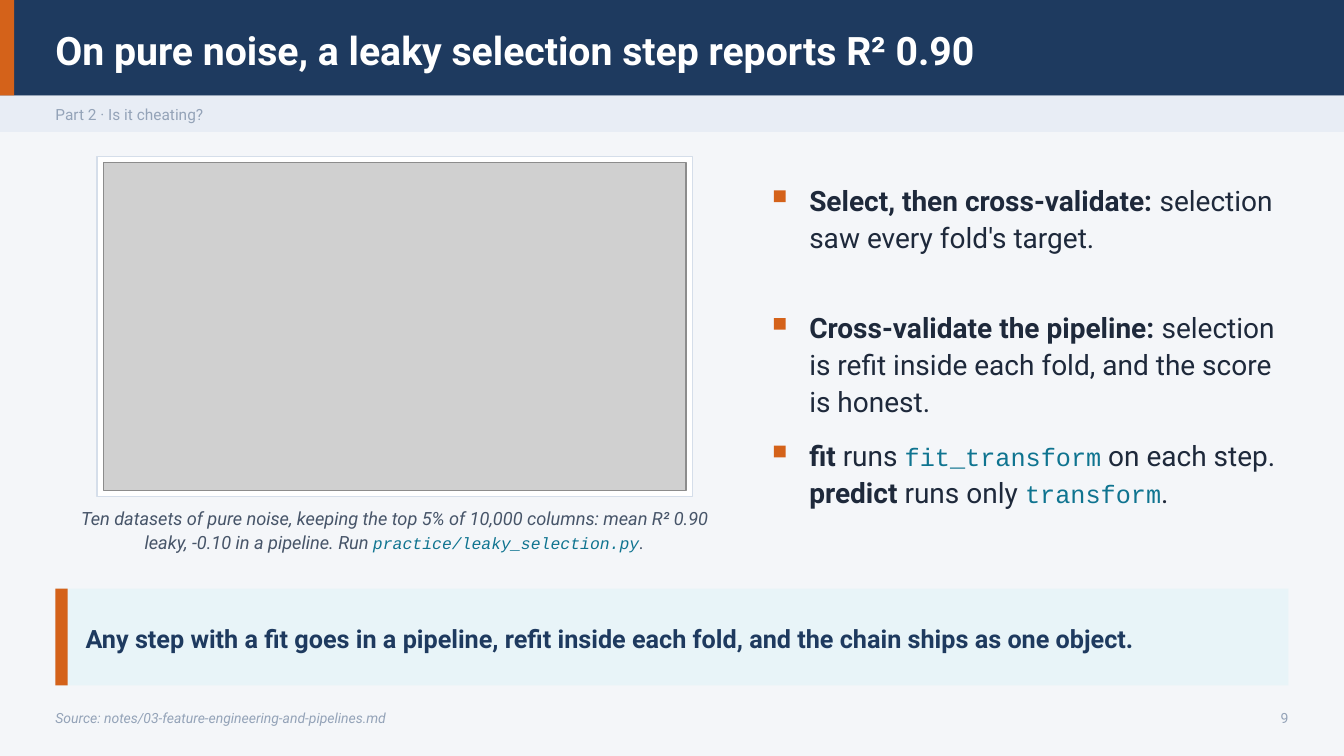
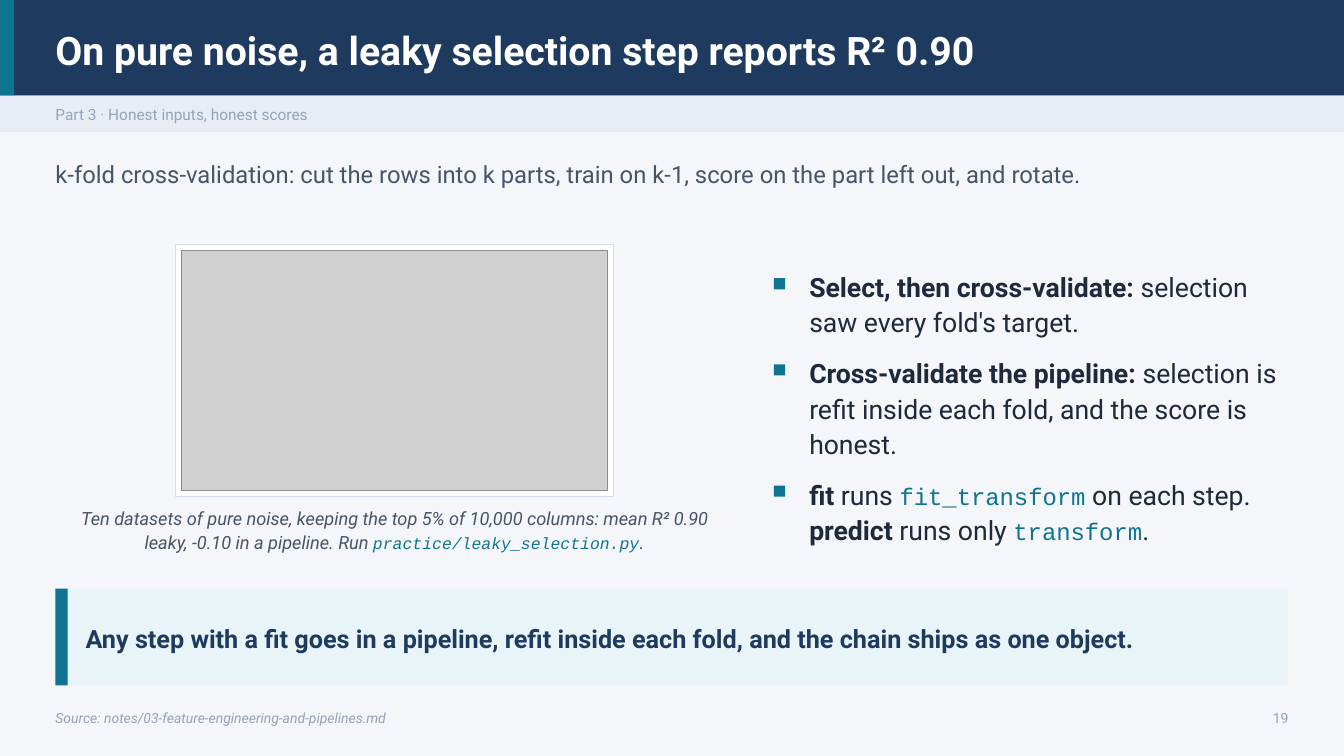
Before and after one commit to ramseywise/learn-ai-engineering, a slide deck: slide 19 of data-science/01-classical-ml/slides/classical-ml.pptx (slide 9 before the commit). Drawn at 1344x756 pixels with LibreOffice and Linux fonts; fonts in the diff are those of the drawing; grey boxes stand for pictures. Boxes give left, top, right and bottom in pixels: in the first picture for what was removed or moved away, otherwise in the second. Text is boxed around its words. In the diff, an @@ line names an element or a change of style, - is before the commit and + after.

Commit message:
Add support for slide levels and beats in deck builder
- Introduced a new JSONL file for review overrides.
- Enhanced the slide building script to support filtering slides by level (core, practice, deep) and validate slide beats.
- Added a new test suite to validate the functionality of levels and beats in slide presentations.
- Implemented checks for unknown levels and beats, ensuring proper error handling.
- Updated the output naming convention to reflect the selected level for filtered builds.

```diff
--- a/data-science/01-classical-ml/slides/classical-ml.pptx
+++ b/data-science/01-classical-ml/slides/classical-ml.pptx
@@ text at bbox=[55, 108, 308, 123]: text changed @@
-Part 2 · Is it cheating?
+Part 3 · Honest inputs, honest scores
@@ text added at bbox=[55, 165, 1081, 188], 17 pt, text #475569 @@
+k-fold cross-validation: cut the rows into k parts, train on k-1, score on the part left out, and rotate.
@@ rectangle removed at bbox=[774, 191, 786, 203] @@
@@ rectangle: place and size @@
-rectangle at bbox=[97, 156, 692, 496]
+rectangle at bbox=[175, 244, 614, 496]
@@ picture: place and size @@
-picture at bbox=[103, 162, 686, 490]
+picture at bbox=[181, 250, 608, 490]
@@ text "Select, then cross-validate: selection saw ..." at bbox=[809, 277, 1248, 338]: size 20 to 19 pt @@
@@ text "Select, then cross-validate: selection saw ...": place and size @@
-text "Select, then cross-validate: selection saw ..." at bbox=[809, 190, 1273, 254]
+text "Select, then cross-validate: selection saw ..." at bbox=[809, 277, 1248, 338]
@@ fill #D4621A to #0F7490 in 4 elements at bbox=[0, 0, 14, 96], bbox=[55, 589, 68, 686], bbox=[774, 486, 785, 497], bbox=[774, 278, 785, 289] @@
@@ rectangle: place and size @@
-rectangle at bbox=[774, 319, 786, 331]
+rectangle at bbox=[774, 278, 785, 289]
@@ text "Cross-validate the pipeline: selection is ...": place and size @@
-text "Cross-validate the pipeline: selection is ..." at bbox=[809, 317, 1275, 413]
+text "Cross-validate the pipeline: selection is ..." at bbox=[809, 363, 1276, 455]
@@ text "Cross-validate the pipeline: selection is ..." at bbox=[809, 363, 1276, 455]: size 20 to 19 pt @@
@@ rectangle added at bbox=[774, 364, 785, 375], fill #0F7490 @@
@@ text "fit runs fit_transform on each ...": place and size @@
-text "fit runs fit_transform on each ..." at bbox=[809, 444, 1276, 509]
+text "fit runs fit_transform on each ..." at bbox=[809, 484, 1250, 546]
@@ text "fit runs fit_transform on each ..." at bbox=[809, 484, 1250, 546]: size 20 to 19 pt in "fit runs on each step. predict runs ..."; size 18 to 17.1 pt in "fit_transform transform." @@
@@ rectangle: place and size @@
-rectangle at bbox=[774, 446, 786, 458]
+rectangle at bbox=[774, 486, 785, 497]
@@ text at bbox=[1273, 713, 1289, 723]: text changed @@
-9
+19
```
Also in this commit, not shown: 51 other slides changed, 9 slides added, 3 slides removed, 38 other files.
